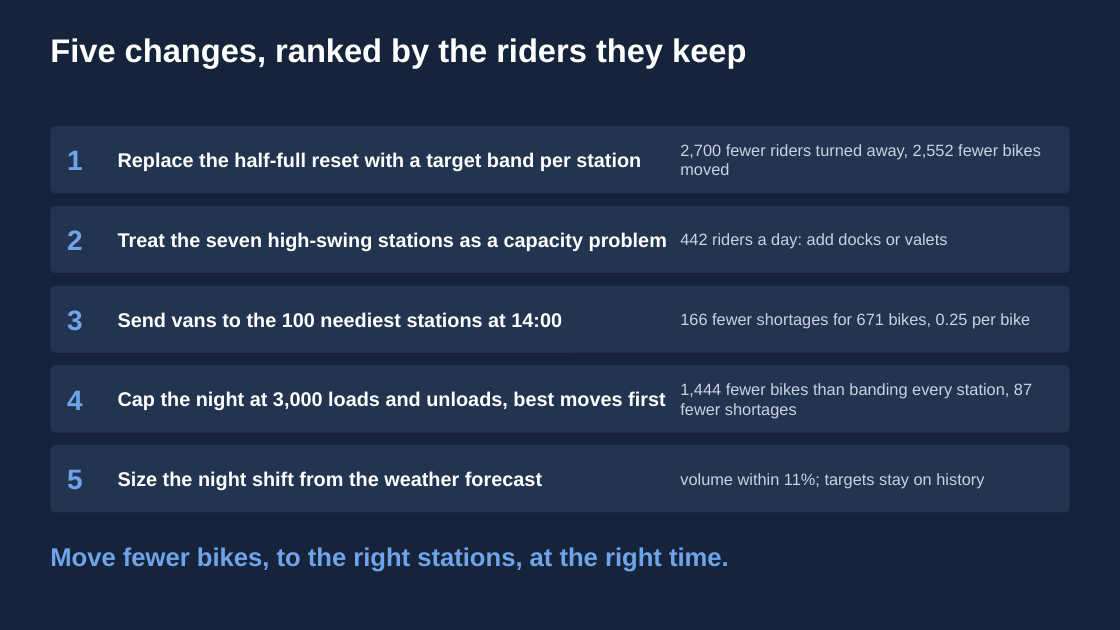
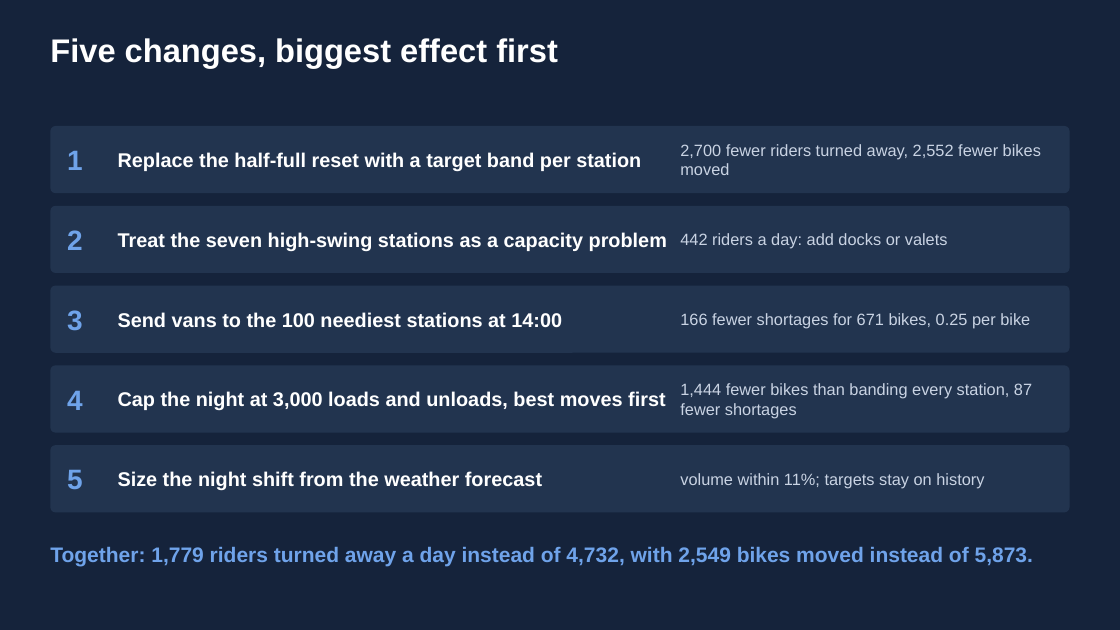
Before and after one commit to martin-gbeck/citibike-rebalancing, a slide deck: slide 16 of presentation/citibike-presentation.pptx. Drawn at 1120x630 pixels with LibreOffice and Linux fonts; fonts in the diff are those of the drawing. Boxes give left, top, right and bottom in pixels: in the first picture for what was removed or moved away, otherwise in the second. Text is boxed around its words. In the diff, an @@ line names an element or a change of style, - is before the commit and + after.

```diff
--- a/presentation/citibike-presentation.pptx
+++ b/presentation/citibike-presentation.pptx
@@ title at [50, 38, 558, 68]: text changed @@
-Five changes, ranked by the riders they keep
+Five changes, biggest effect first
@@ text at [50, 547, 1033, 567]: text changed; size 22 to 18 pt @@
-Move fewer bikes, to the right stations, at the right time.
+Together: 1,779 riders turned away a day instead of 4,732, with 2,549 bikes moved instead of 5,873.
```
Also in this commit, not shown: 15 other slides changed, 1 other file.
